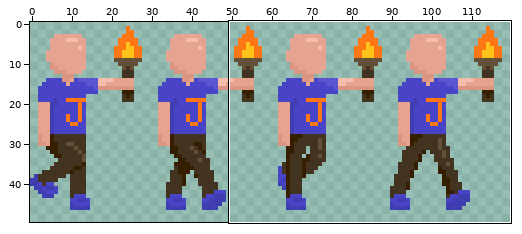
Sprite sheet, stored at assets/idle_juanen.png. The first picture is a wide view before the edit; the outline marks the close-up.
Close-up. The starting point:
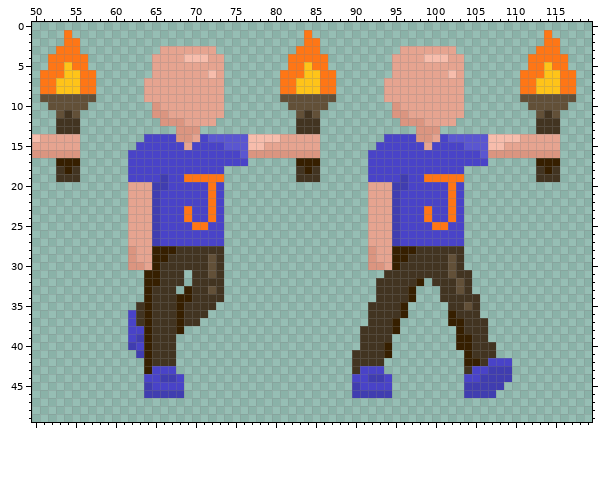
The file is 120x50 pixels. Colours within 5 levels of each other are drawn and written as one. Shown: x 50..119, y 0..49.
Once edited:
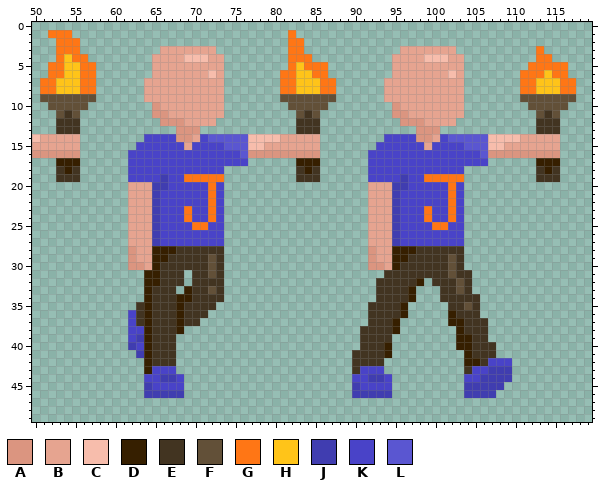
Palette (. is transparent): A #db9580  B #e6a490  C #f7bdac  D #361f00  E #423421  F #625038  G #ff7615  H #ffc419  J #403db0  K #4943c8  L #5a56d1
The exact change:
y 1: x 52..53 .. -> GG; x 82 . -> G; x 84 G -> .; x 114 G -> .
y 2: x 53 . -> G; x 82..85 ..GG -> GG..; x 114..115 GG -> ..
y 3: x 82 . -> G; x 84..85 GG -> ..; x 114..115 GG -> ..
y 4: x 52 G -> .; x 54 G -> H; x 85..86 GG -> ..; x 112 G -> .; x 115..116 GG -> ..
y 5: x 55 G -> H; x 57 . -> G; x 83..84 GH -> HG; x 114 H -> G
y 6: x 51 G -> .; x 83 G -> H; x 85 H -> G; x 87 G -> .; x 115 H -> G; x 117 G -> .
Changed places in both close-ups, as pixel boxes (x1, y1, x2, y2):
changed: (40, 30, 96, 78)
changed: (288, 30, 336, 78)
changed: (528, 30, 576, 78)
